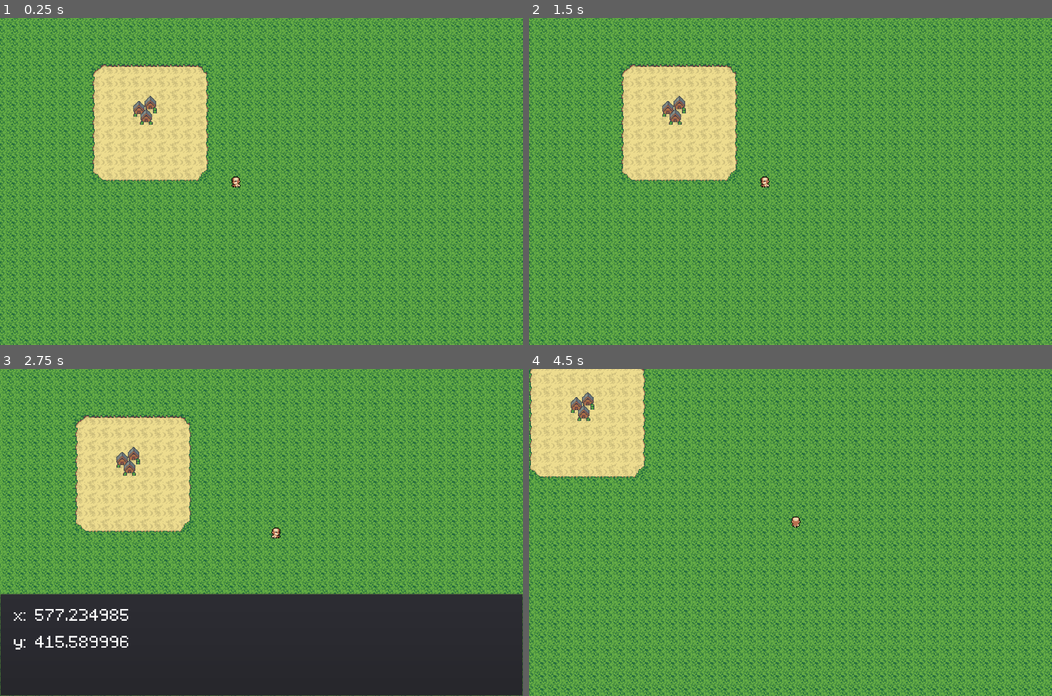
Above: before the commit, frames 1-4 (two rows, left to right).
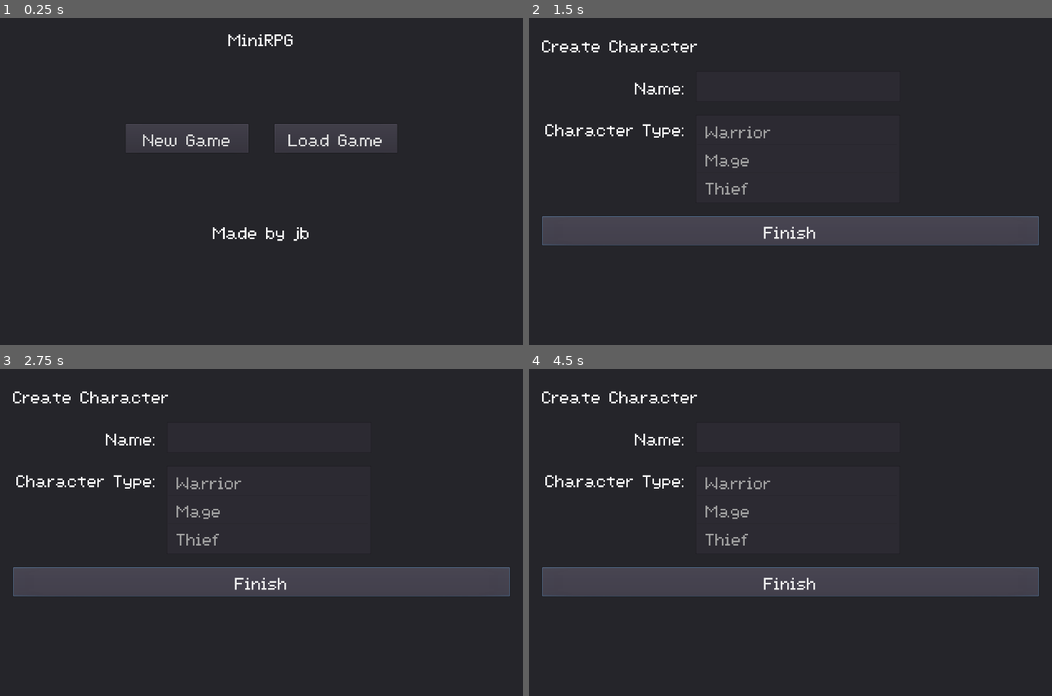
Above: after the commit, the same moments.

Repository: majormunky/MiniRPG
Game: Godot game, scene res://scenes/MainMenu.tscn
Two runs of this game, one before a commit and one after it. Both use one fixed random seed, a clock stepped at 60 frames per second and the inputs below. Before the commit the project starts from res://scenes/Game.tscn.
Inputs (mouse positions are in pixels of both pictures, inside the frame that each line leads up to):
- Up to frame 1 (0.25 s): no input
- Up to frame 2 (1.5 s): click (717, 138) at 0.5 s, where only the run after the commit has a clickable "New Game"; click (790, 230) at 1.25 s, where only the run after the commit has a clickable "Finish"
- Up to frame 3 (2.75 s): tap Enter at 2 s; hold D (walk_right) from 2.03 s (still down); hold F (inspect) from 2.03 s (still down)
- Up to frame 4 (4.5 s): release D (walk_right) at 2.78 s; release F (inspect) at 2.78 s; hold S (walk_down) 2.78-3.53 s; tap F (inspect) at 2.85, 4.35 s; hold D (walk_right) 3.53-4.28 s; hold F (inspect) 3.53-4.28 s; hold W (walk_up) from 4.28 s (still down)

The runs differ from the first frame. In frame 1, 100% of the frame differs, in the area x 0-100%, y 0-100%; in frame 2, 100%; in frame 3, 70%; in frame 4, 100%.

Commit message:
Setup theme on player name field on the in game status menu

Diff:
--- a/project.godot
+++ b/project.godot
@@ -11,7 +11,7 @@
 [application]
 
 config/name="RPG3"
-run/main_scene="res://scenes/Game.tscn"
+run/main_scene="res://scenes/MainMenu.tscn"
 config/icon="res://icon.png"
 
 [autoload]
--- a/scenes/Menu.gd
+++ b/scenes/Menu.gd
@@ -32,3 +32,4 @@
 		menu_items["Status"].visible = true
 		menu_items["Save"].visible = false
 		menu_items["Items"].visible = false
+		get_node("MarginContainer/HBoxContainer/StatusMenu/MarginContainer/VBoxContainer/NameLabel").text = "Name: " + PlayerData.player_name
--- a/scenes/Menu.tscn
+++ b/scenes/Menu.tscn
@@ -1,7 +1,8 @@
-[gd_scene load_steps=5 format=2]
+[gd_scene load_steps=6 format=2]
 
 [ext_resource path="res://scenes/Menu.gd" type="Script" id=1]
 [ext_resource path="res://assets/fonts/MainFont.tres" type="DynamicFont" id=2]
+[ext_resource path="res://assets/MainTheme.tres" type="Theme" id=3]
 
 [sub_resource type="DynamicFontData" id=1]
 antialiased = false
@@ -97,11 +98,21 @@
 margin_bottom = 40.0
 custom_constants/margin_left = 20
 
-[node name="Label" type="Label" parent="MarginContainer/HBoxContainer/StatusMenu/MarginContainer"]
+[node name="VBoxContainer" type="VBoxContainer" parent="MarginContainer/HBoxContainer/StatusMenu/MarginContainer"]
 margin_left = 20.0
 margin_right = 169.0
+margin_bottom = 83.0
+
+[node name="PageLabel" type="Label" parent="MarginContainer/HBoxContainer/StatusMenu/MarginContainer/VBoxContainer"]
+margin_right = 149.0
 margin_bottom = 65.0
 custom_fonts/font = ExtResource( 2 )
 text = "Status"
 
+[node name="NameLabel" type="Label" parent="MarginContainer/HBoxContainer/StatusMenu/MarginContainer/VBoxContainer"]
+margin_right = 40.0
+margin_bottom = 14.0
+theme = ExtResource( 3 )
+text = "Name:"
+
 [connection signal="item_selected" from="MarginContainer/HBoxContainer/ItemList" to="." method="_on_ItemList_item_selected"]
--- a/scripts/PlayerData.gd
+++ b/scripts/PlayerData.gd
@@ -1,4 +1,4 @@
 extends Node
 
-var player_name = "test user"
+var player_name = null
 var char_type = null
